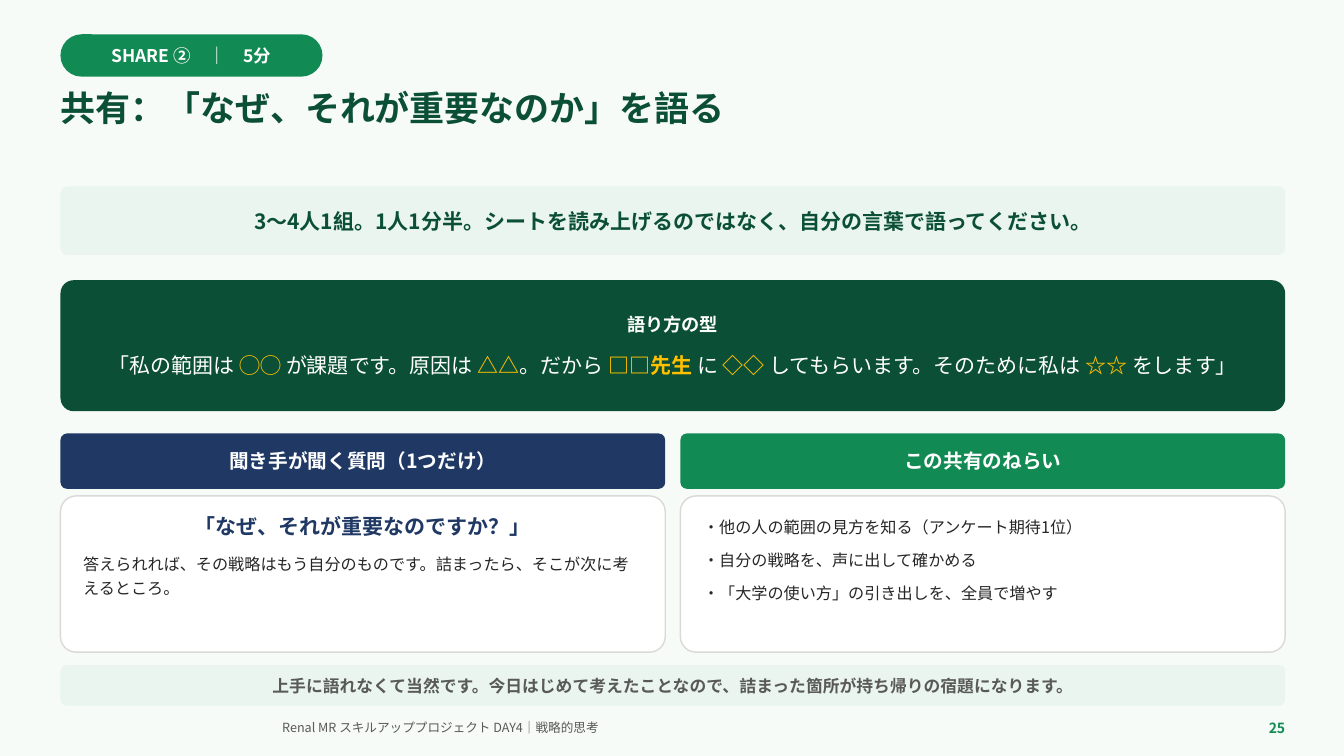
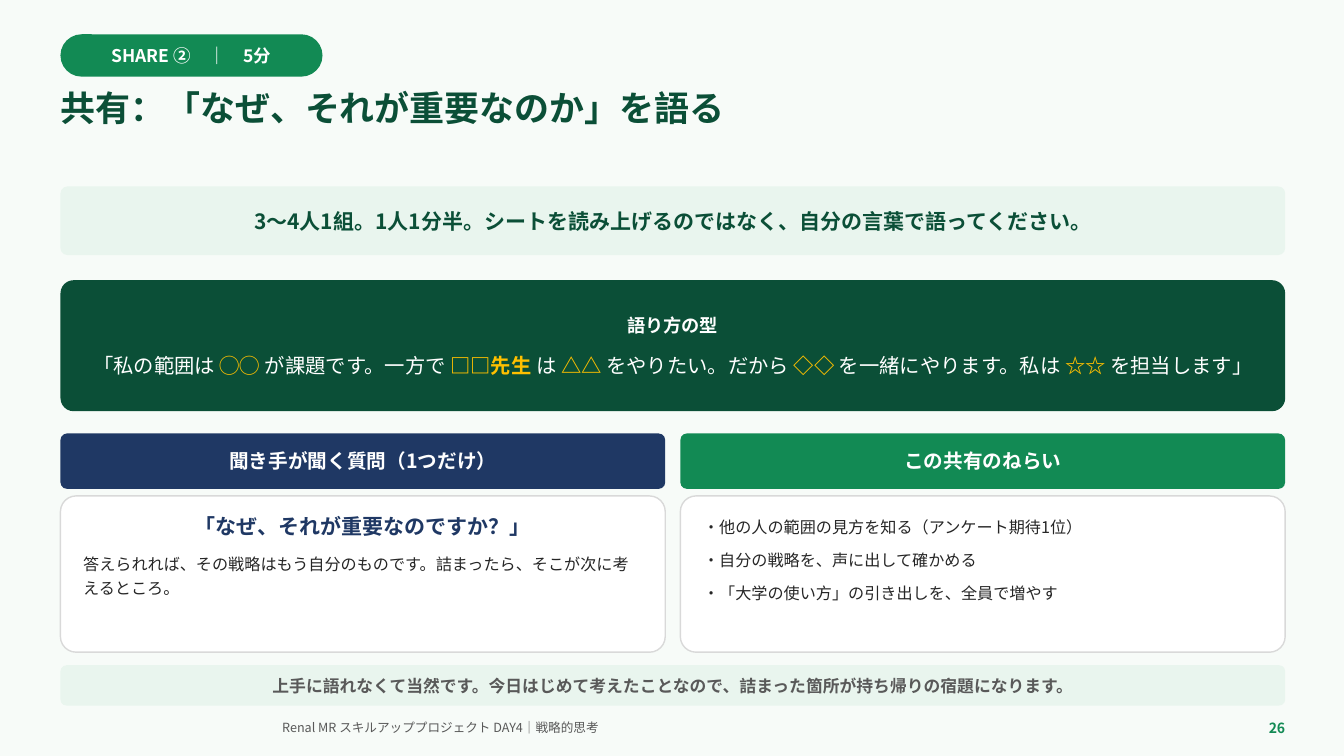
Before and after one commit to TAKUYA-1187/Claude, a slide deck: slide 26 of novartis_training/DAY4_ちょっと分かるだけで世界が変わる.pptx (slide 25 before the commit). Drawn at 1344x756 pixels with LibreOffice and Linux fonts; fonts in the diff are those of the drawing; background and template pictures are left out. Boxes give left, top, right and bottom in pixels: in the first picture for what was removed or moved away, otherwise in the second. Text is boxed around its words. In the diff, an @@ line names an element or a change of style, - is before the commit and + after.

```diff
--- a/novartis_training/DAY4_ちょっと分かるだけで世界が変わる.pptx
+++ b/novartis_training/DAY4_ちょっと分かるだけで世界が変わる.pptx
@@ text in rounded rectangle at [93,355,1252,375]: text changed; size 15 to 14.5 pt @@
-「私の範囲は ◯◯ が課題です。原因は △△。だから □□先生 に ◇◇ してもらいます。そのために私は ☆☆ をします」
+「私の範囲は ◯◯ が課題です。一方で □□先生 は △△ をやりたい。だから ◇◇ を一緒にやります。私は ☆☆ を担当します」
@@ text at [1269,722,1285,733]: text changed @@
-25
+26
```
Also in this commit, not shown: 19 other slides changed, 1 slide added, 2 other files.
